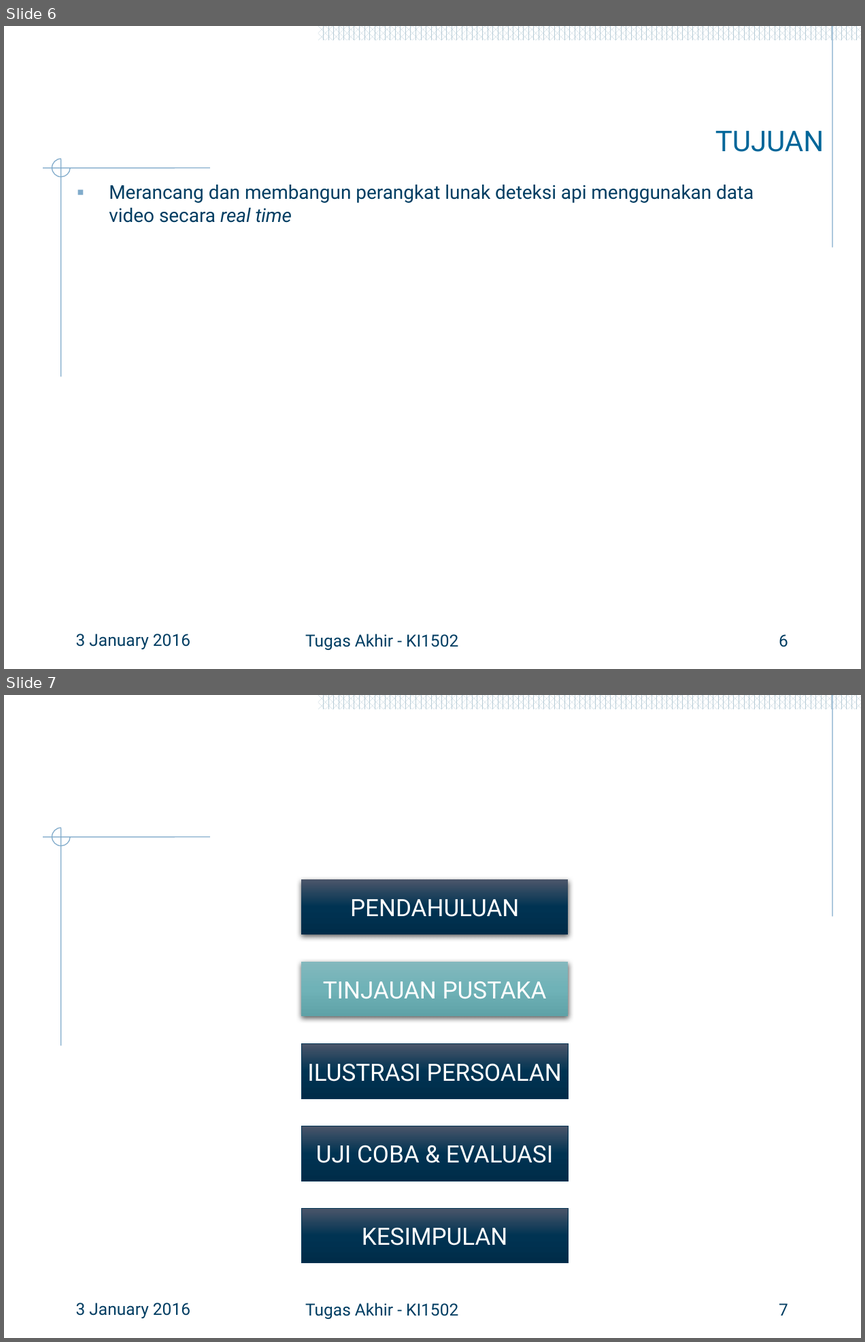
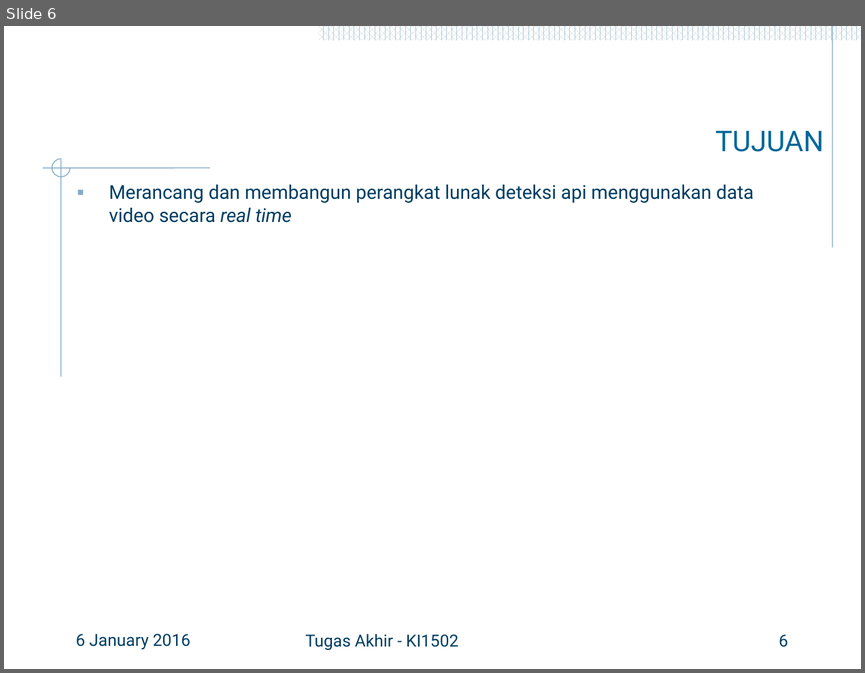
Before and after one commit to hamdimuzakkiy/bukuTA, a slide deck: 5112100091_Hamdi Ahmadi Muzakkiy.pptx. Shown one above the other, each under a label of ours: slides 6 and 7 before the commit, slide 6 after it. The pictures are 865x1342 and 865x673 pixels, drawn with LibreOffice and Linux fonts; fonts in the diff are those of the drawing; background and template pictures are left out. Boxes give left, top, right and bottom in pixels: in the first picture for what was removed or moved away, otherwise in the second. Text is boxed around its words. In the diff, an @@ line names an element or a change of style, - is before the commit and + after.

```diff
--- a/5112100091_Hamdi Ahmadi Muzakkiy.pptx
+++ b/5112100091_Hamdi Ahmadi Muzakkiy.pptx
@@ slide 7 removed at [4,695,861,1338], background #FFFFFF; not listed: 56 template elements that a slide beside it also shows @@
@@ rectangle removed at [301,879,568,934] @@
-PENDAHULUAN
@@ rectangle removed at [301,962,568,1016] @@
-TINJAUAN PUSTAKA
@@ rectangle removed at [301,1044,568,1098] @@
-ILUSTRASI PERSOALAN
@@ rectangle removed at [301,1126,568,1181] @@
-UJI COBA & EVALUASI
@@ rectangle removed at [301,1208,568,1263] @@
-KESIMPULAN
@@ text removed at [76,1302,190,1319] @@
-3 January 2016
@@ text removed at [305,1302,458,1319] @@
-Tugas Akhir - KI1502
@@ page number removed at [779,1303,788,1315] @@
-7
@@ slide 6 changed as well @@
@@ text at [76,633,190,650]: text changed @@
-3 January 2016
+6 January 2016
```
Also in this commit, not shown: 9 other slides changed, 3 slides added, 36 other slides removed, 14 other files.
